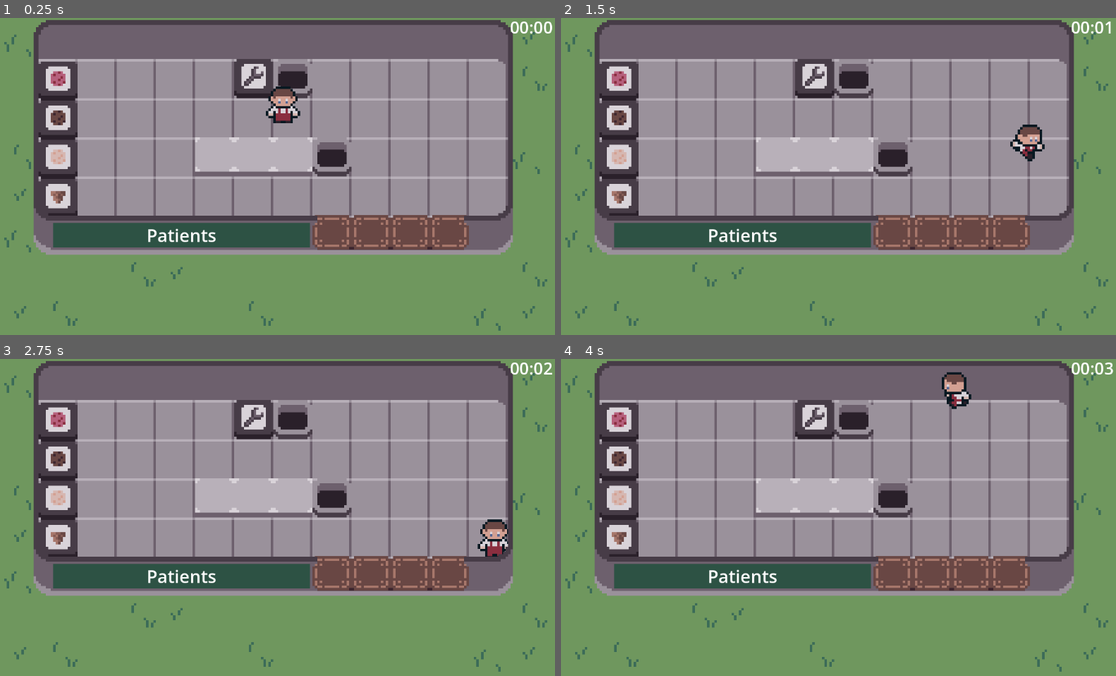
Above: before the commit, frames 1-4 (two rows, left to right).
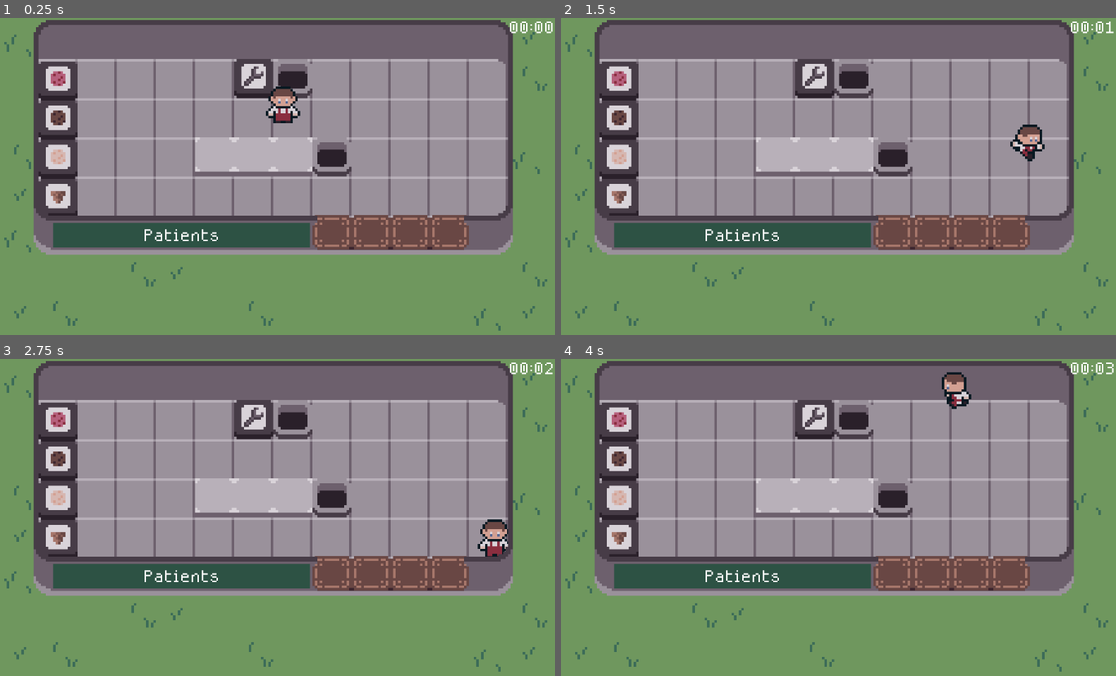
Above: after the commit, the same moments.

Repository: ToBinio/ice-truck
Game: Godot game, scene res://main.tscn
The game is run twice, just before and just after one commit, with the same random seed, the same clock (stepped at 60 frames per second) and the same inputs.
Inputs:
- Up to frame 1 (0.25 s): no input
- Up to frame 2 (1.5 s): tap Enter at 0.5 s; hold Right (right) 0.53-1.28 s; hold E (interact) 0.53-1.28 s; hold Down (down) from 1.28 s (still down); tap E (interact) at 1.35 s
- Up to frame 3 (2.75 s): release Down (down) at 2.03 s; hold Right (right) from 2.03 s (still down); hold E (interact) from 2.03 s (still down)
- Up to frame 4 (4 s): release Right (right) at 2.78 s; release E (interact) at 2.78 s; hold Up (up) 2.78-3.53 s; tap E (interact) at 2.85 s; hold Left (left) from 3.53 s (still down); hold E (interact) from 3.53 s (still down)

The runs differ from the first frame. In frame 1, 0.4% of the frame differs, in the area x 26-100%, y 1-71%; in frame 2, 0.4%; in frame 3, 0.4%; in frame 4, 0.4%.

Commit message:
custom font - resolves #7

Diff:
--- a/main.tscn
+++ b/main.tscn
@@ -6,6 +6,7 @@
 [ext_resource type="AudioStream" uid="uid://b0cwq2gimc0gf" path="res://Audio/music.mp3" id="2_ycdy4"]
 [ext_resource type="AudioStream" uid="uid://bm5dsceyv5yu7" path="res://Audio/break.wav" id="3_w48qg"]
 [ext_resource type="Resource" uid="uid://b4eeu8gem8aqi" path="res://Items/Ingredient/Ingredients/cone.tres" id="4_lquwl"]
+[ext_resource type="FontFile" uid="uid://1gncmy0cyssf" path="res://Font/MedodicaRegular.otf" id="5_vivmo"]
 [ext_resource type="PackedScene" uid="uid://dtjflmog6ee8h" path="res://Interactables/Trash/Trash.tscn" id="6_7mycd"]
 [ext_resource type="PackedScene" uid="uid://cpyehnysyejpv" path="res://Interactables/Spawner/Spawner.tscn" id="7_272bh"]
 [ext_resource type="Resource" uid="uid://s8nlqrc0s2mq" path="res://Items/Ingredient/Ingredients/ice_strawberry.tres" id="8_5vw27"]
@@ -28,7 +29,7 @@
 "times": PackedFloat32Array(0, 1),
 "transitions": PackedFloat32Array(1, 1),
 "update": 0,
-"values": [34, 86]
+"values": [48, 86]
 }
 tracks/1/type = "value"
 tracks/1/imported = false
@@ -103,7 +104,7 @@
 "times": PackedFloat32Array(0),
 "transitions": PackedFloat32Array(1),
 "update": 1,
-"values": [34]
+"values": [48]
 }
 tracks/1/type = "value"
 tracks/1/imported = false
@@ -246,16 +247,17 @@
 anchor_top = 0.5
 anchor_right = 0.5
 anchor_bottom = 0.5
-offset_left = -816.5
-offset_top = 145.685
-offset_right = -250.5
-offset_bottom = 288.685
+offset_left = -839.0
+offset_top = 144.685
+offset_right = -227.0
+offset_bottom = 287.685
 grow_horizontal = 2
 grow_vertical = 2
 theme_override_colors/font_color = Color(1, 1, 1, 0)
+theme_override_fonts/font = ExtResource("5_vivmo")
 theme_override_font_sizes/font_size = 50
 text = "Shop Closed!
-Peoples patient ran out..."
+Everyone ran out of patience!"
 horizontal_alignment = 1
 
 [node name="Timer" type="Label" parent="CanvasLayer/Ui"]
@@ -267,10 +269,11 @@
 offset_left = -275.0
 offset_top = -5.0
 offset_right = 178.0
-offset_bottom = 113.0
+offset_bottom = 123.0
 grow_horizontal = 0
 pivot_offset = Vector2(44, -25)
-theme_override_font_sizes/font_size = 34
+theme_override_fonts/font = ExtResource("5_vivmo")
+theme_override_font_sizes/font_size = 48
 text = "05:10"
 horizontal_alignment = 1
 
@@ -283,12 +286,14 @@
 anchor_top = 0.5
 anchor_right = 0.5
 anchor_bottom = 0.5
-offset_left = -593.0
-offset_top = 390.685
-offset_right = -512.0
-offset_bottom = 421.685
+offset_left = -609.0
+offset_top = 401.685
+offset_right = -496.0
+offset_bottom = 440.685
 grow_horizontal = 2
 grow_vertical = 2
+theme_override_fonts/font = ExtResource("5_vivmo")
+theme_override_font_sizes/font_size = 30
 text = "Try Again"
 
 [node name="AnimationPlayer" type="AnimationPlayer" parent="CanvasLayer"]
@@ -355,7 +360,8 @@
 anchor_bottom = 1.0
 grow_horizontal = 2
 grow_vertical = 2
-theme_override_font_sizes/font_size = 36
+theme_override_fonts/font = ExtResource("5_vivmo")
+theme_override_font_sizes/font_size = 48
 text = "Patients"
 horizontal_alignment = 1
 vertical_alignment = 1
Binary file added: Font/MedodicaRegular.otf
Not shown, added: Font/MedodicaRegular.otf.import
Not shown: 1 places in main.tscn that only renumber resources
